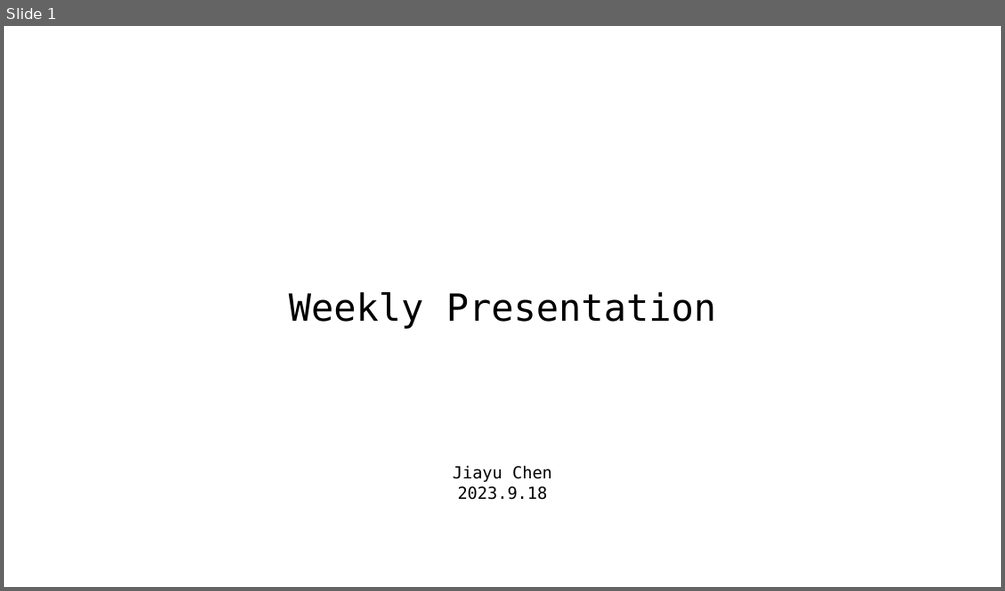
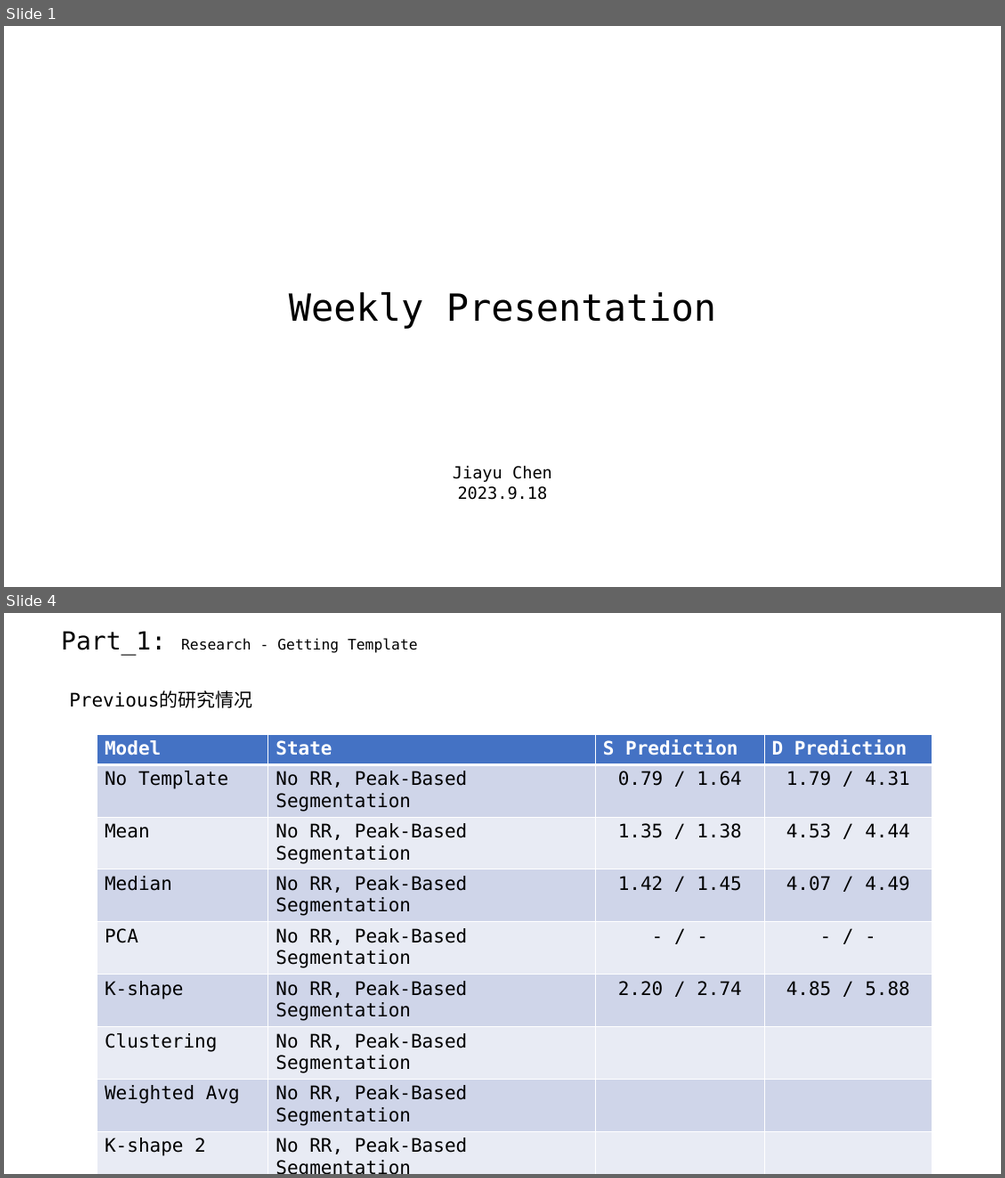
Before and after one commit to A-Big-Tortoise/Presentation, a slide deck: Presentation_1106_JiayuChen.pptx. Shown one above the other, each under a label of ours: slide 1 before the commit, slides 1 and 4 after it; the slides between them are not shown. The pictures are 1005x591 and 1005x1178 pixels, drawn with LibreOffice and Linux fonts; fonts in the diff are those of the drawing. Boxes give left, top, right and bottom in pixels: in the first picture for what was removed or moved away, otherwise in the second. Text is boxed around its words. In the diff, an @@ line names an element or a change of style, - is before the commit and + after.

```diff
--- a/Presentation_1106_JiayuChen.pptx
+++ b/Presentation_1106_JiayuChen.pptx
@@ slide 4 added at <box>4,613,1001,1174</box>, background #FFFFFF @@
@@ text added at <box>61,631,418,656</box>, 14 pt, text #000000 @@
+Part_1: Research - Getting Template
@@ text added at <box>69,691,252,708</box>, 18 pt, text #000000 @@
+Previous的研究情况
@@ table added at <box>97,734,933,1159</box>, 11 rows, 4 columns @@
+Model | State | S Prediction | D Prediction
+No Template | No RR, Peak-Based Segmentation | 0.79 / 1.64 | 1.79 / 4.31
+Mean | No RR, Peak-Based Segmentation | 1.35 / 1.38 | 4.53 / 4.44
+Median | No RR, Peak-Based Segmentation | 1.42 / 1.45 | 4.07 / 4.49
+PCA | No RR, Peak-Based Segmentation | - / - | - / -
+K-shape | No RR, Peak-Based Segmentation | 2.20 / 2.74 | 4.85 / 5.88
+Clustering | No RR, Peak-Based Segmentation |  | 
+Weighted Avg | No RR, Peak-Based Segmentation |  | 
+K-shape 2 | No RR, Peak-Based Segmentation |  | 
+Kalman Filter | No RR, Peak-Based Segmentation |  | 
+DBA | No RR, Peak-Based Segmentation |  | 
```
Also in this commit, not shown: 3 slides changed, 2 other slides added.
